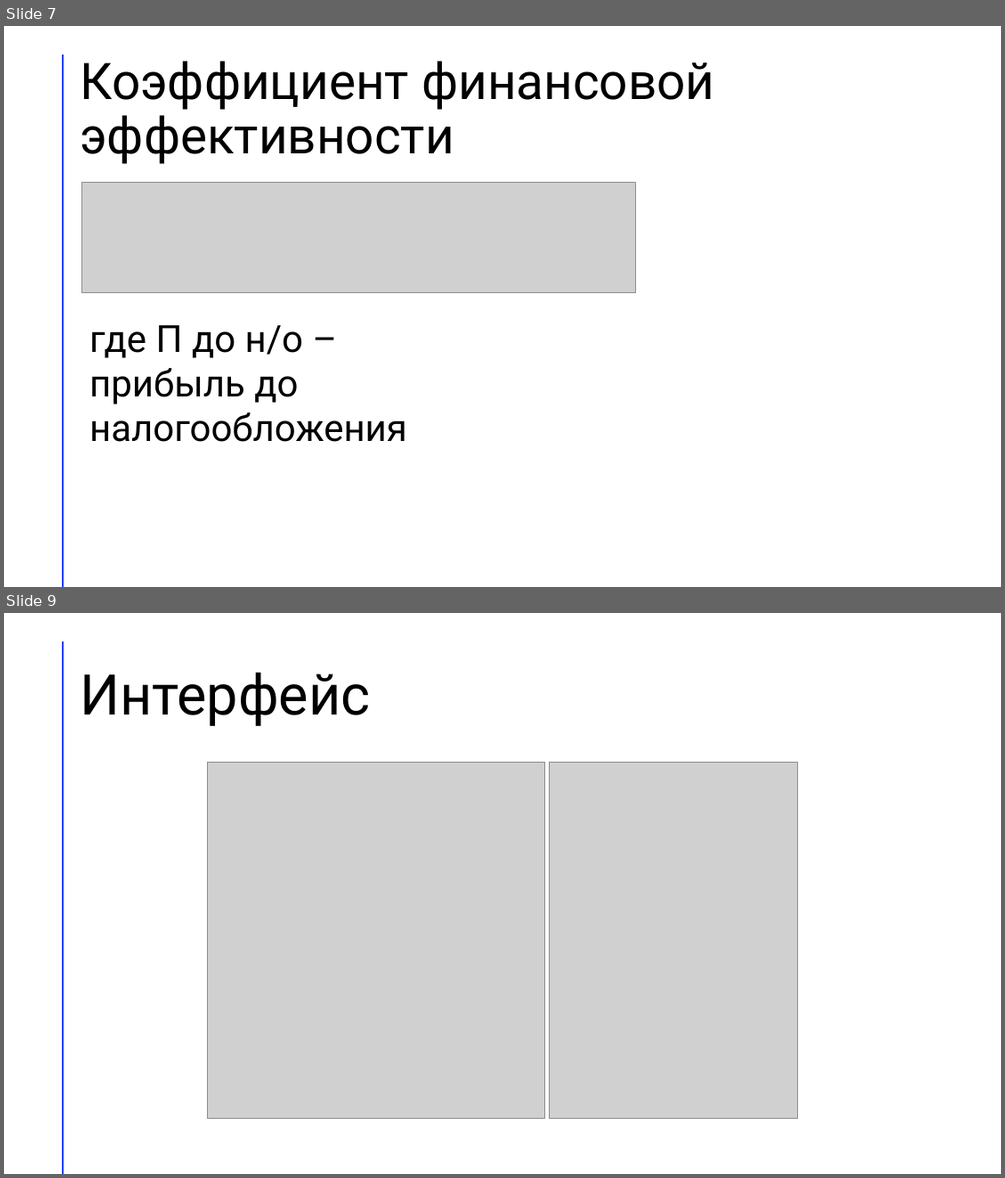
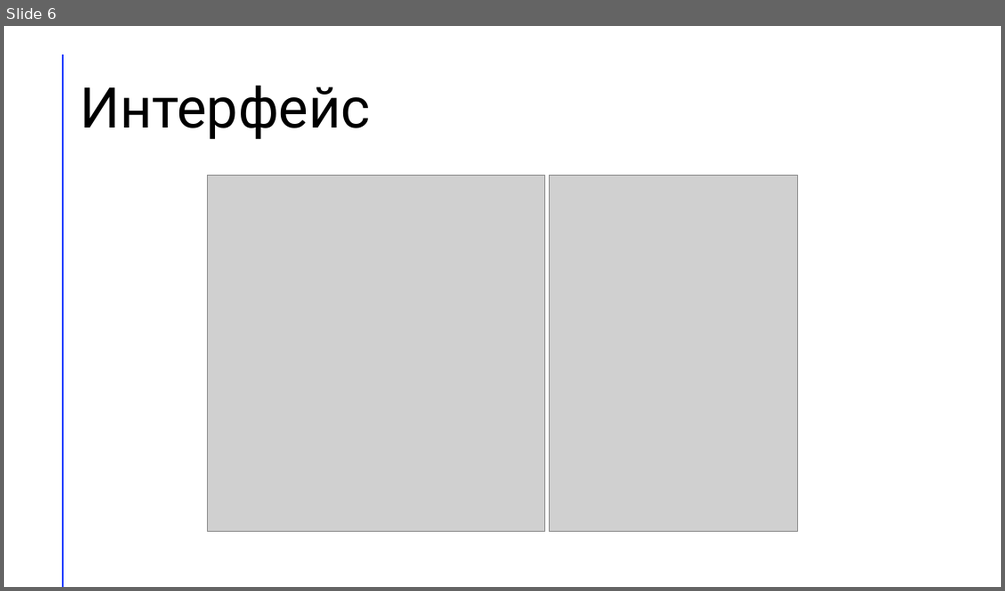
Before and after one commit to n2kkrd/books, a slide deck: DiplomKatya/KatyaDiplomPresent.pptx. Shown one above the other, each under a label of ours: slides 7 and 9 before the commit, slide 6 after it; the slides between them are not shown. The pictures are 1005x1178 and 1005x591 pixels, drawn with LibreOffice and Linux fonts; fonts in the diff are those of the drawing; grey boxes stand for pictures. Boxes give left, top, right and bottom in pixels: in the first picture for what was removed or moved away, otherwise in the second. Text is boxed around its words. In the diff, an @@ line names an element or a change of style, - is before the commit and + after.

```diff
--- a/DiplomKatya/KatyaDiplomPresent.pptx
+++ b/DiplomKatya/KatyaDiplomPresent.pptx
@@ slide 7 removed at (4,26,1001,587), background #FFFFFF; not listed: 1 template element that a slide beside it also shows @@
@@ title removed at (80,61,714,164) @@
-Коэффициент финансовой эффективности
@@ picture removed at (82,183,635,292) @@
@@ text removed at (89,325,407,442) @@
-где П до н/о – прибыль до налогообложения
@@ what was slide 9 is now slide 6 @@
```
Also in this commit, not shown: 5 slides changed, 7 slides added, 5 other slides removed, 7 other files.
